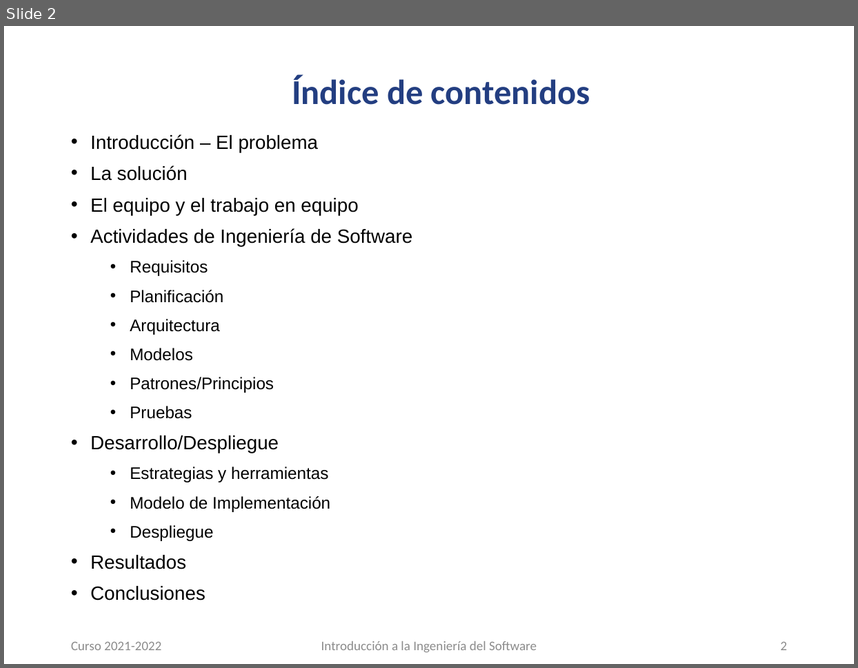
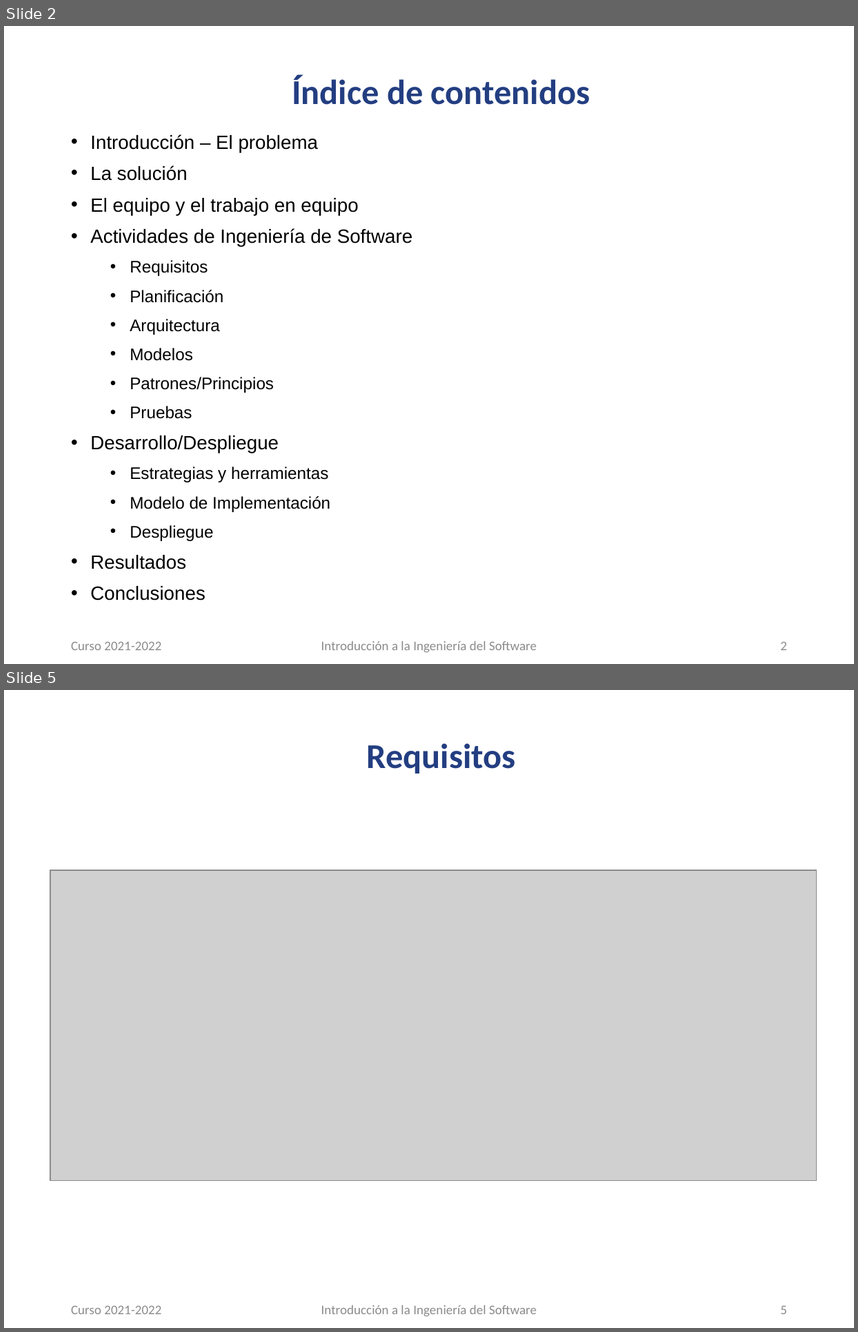
Before and after one commit to carloscmor/PRIMERA_FILA, a slide deck: PFentertainment_presentación.pptx. Shown one above the other, each under a label of ours: slide 2 before the commit, slides 2 and 5 after it; the slides between them are not shown. The pictures are 858x668 and 858x1332 pixels, drawn with LibreOffice and Linux fonts; fonts in the diff are those of the drawing; grey boxes stand for pictures; background and template pictures are left out. Boxes give left, top, right and bottom in pixels: in the first picture for what was removed or moved away, otherwise in the second. Text is boxed around its words. In the diff, an @@ line names an element or a change of style, - is before the commit and + after.

```diff
--- a/PFentertainment_presentación.pptx
+++ b/PFentertainment_presentación.pptx
@@ slide 5 added at (x1=4, y1=690, x2=854, y2=1328), background #FFFFFF @@
@@ title added at (x1=366, y1=743, x2=515, y2=773), 29.5 pt, text #233E81, bold @@
+Requisitos
@@ picture added at (x1=50, y1=870, x2=817, y2=1181) @@
@@ text added at (x1=71, y1=1305, x2=161, y2=1314), 11.1 pt, text #8C8C8C @@
+Curso 2021-2022
@@ text added at (x1=321, y1=1305, x2=537, y2=1316), 11.1 pt, text #8C8C8C @@
+Introducción a la Ingeniería del Software
@@ page number added at (x1=780, y1=1305, x2=787, y2=1314), 11.1 pt, text #8C8C8C @@
+5
```
Also in this commit, not shown: 8 other slides added, 1 slide removed, 7 other files.
